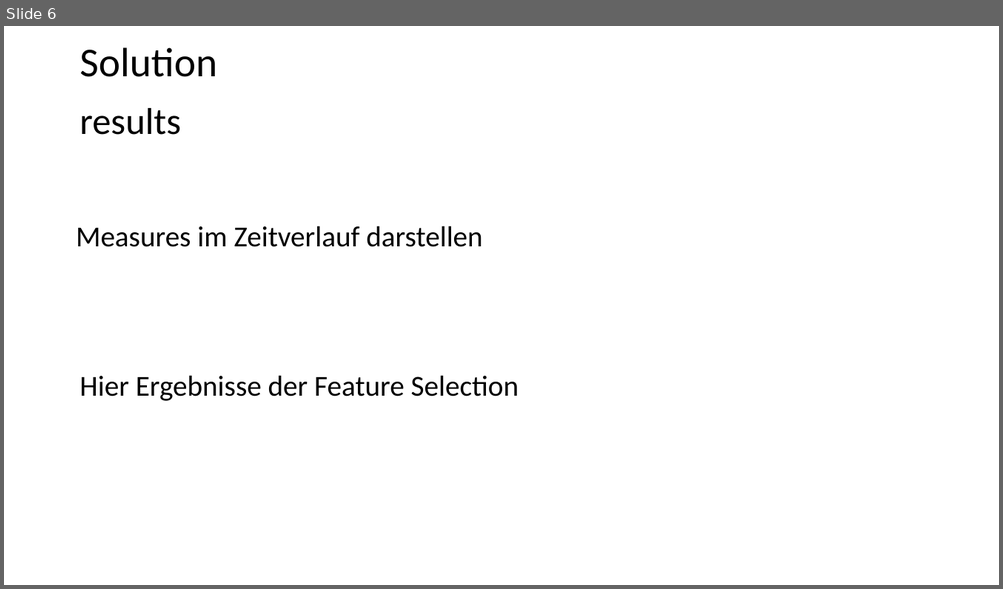
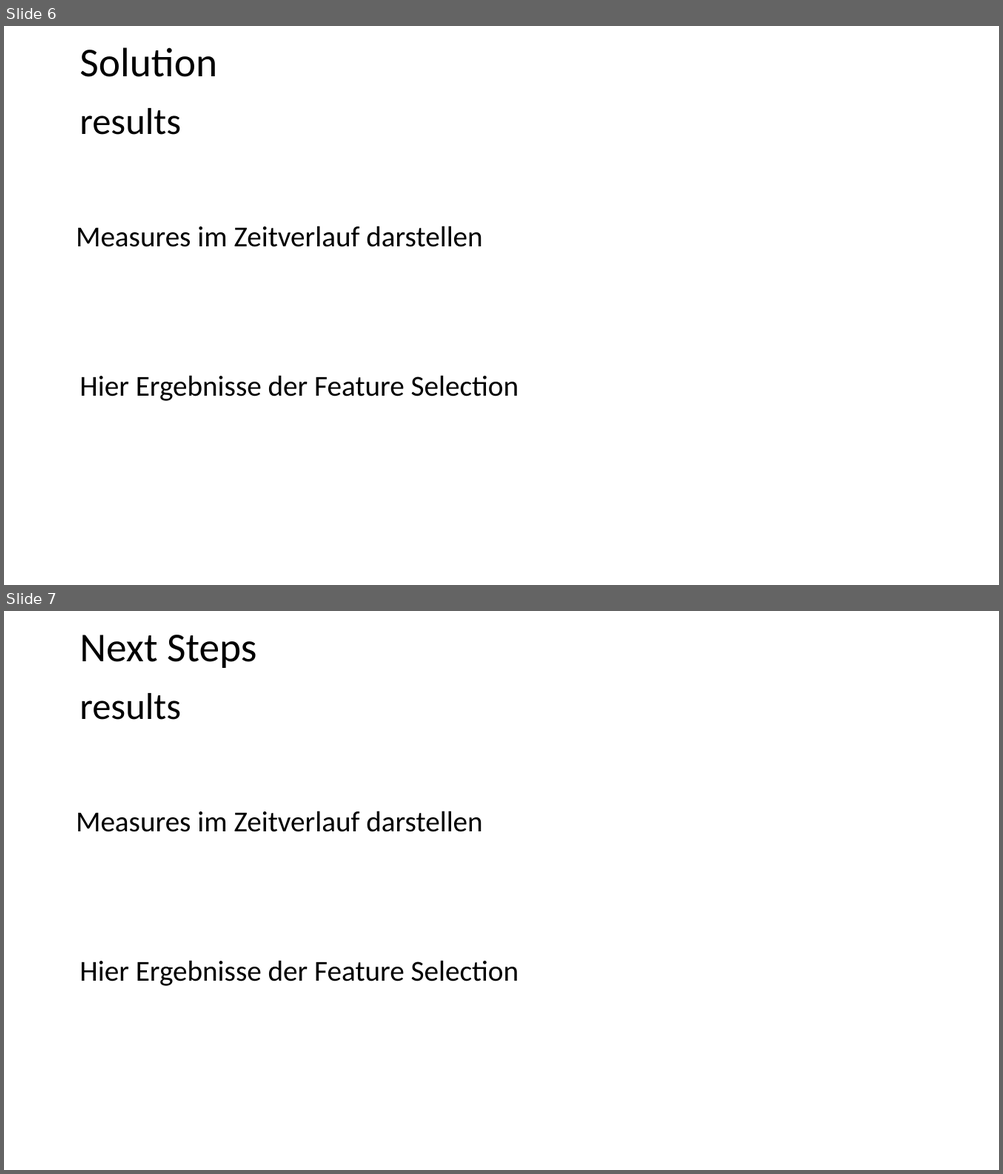
Before and after one commit to FelixKleineBoesing/InsolvencyPred, a slide deck: docs/final_presentation.pptx. Shown one above the other, each under a label of ours: slide 6 before the commit, slides 6 and 7 after it. The pictures are 1003x589 and 1003x1174 pixels, drawn with LibreOffice and Linux fonts; fonts in the diff are those of the drawing. Boxes give left, top, right and bottom in pixels: in the first picture for what was removed or moved away, otherwise in the second. Text is boxed around its words. In the diff, an @@ line names an element or a change of style, - is before the commit and + after.

```diff
--- a/docs/final_presentation.pptx
+++ b/docs/final_presentation.pptx
@@ slide 7 added at (x1=4, y1=611, x2=999, y2=1170), background #FFFFFF @@
@@ title added at (x1=79, y1=635, x2=256, y2=668), 39.6 pt, text #000000 @@
+Next Steps
@@ text added at (x1=79, y1=693, x2=181, y2=720), 36.1 pt, text #000000 @@
+results
@@ text added at (x1=76, y1=811, x2=482, y2=832), 28 pt, text #000000 @@
+Measures im Zeitverlauf darstellen
@@ text added at (x1=79, y1=960, x2=519, y2=986), 28 pt, text #000000 @@
+Hier Ergebnisse der Feature Selection
```
Also in this commit, not shown: 1 slide changed, 1 other slide added, 1 slide removed, 5 other files.
